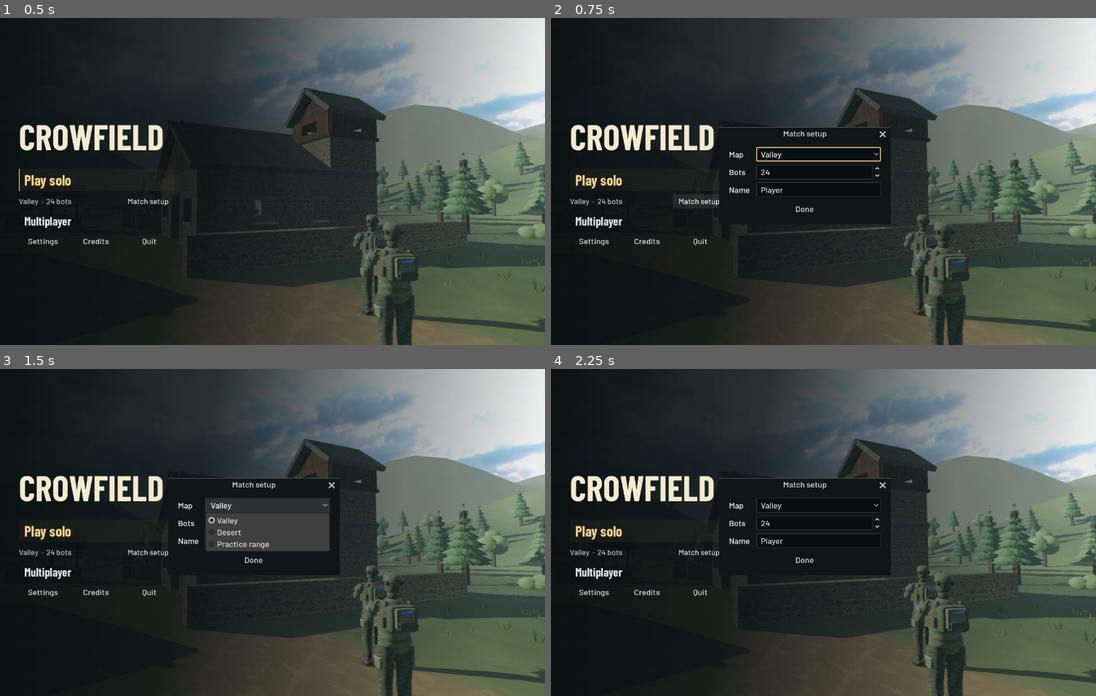
Above: before the commit, frames 1-4 (two rows, left to right).
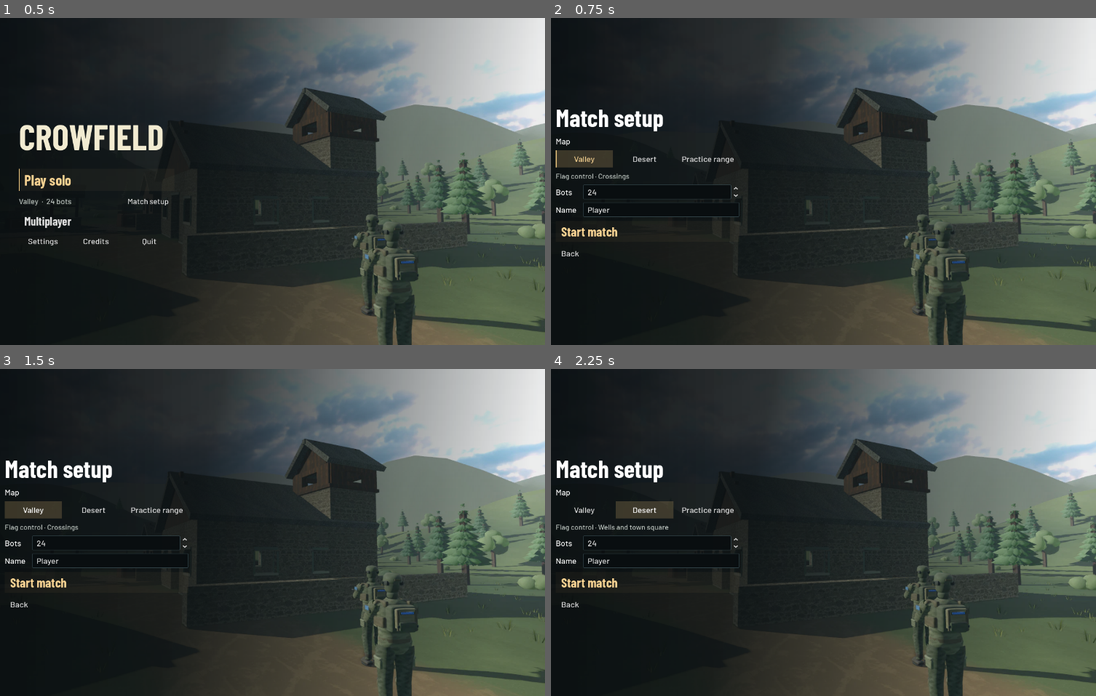
Above: after the commit, the same moments.

Repository: SSSKrut/crowfield
Game: Godot game, scene res://main/main.tscn
Same seed, same stepped clock (60 frames per second), same inputs: the game is played once before the commit and once after it.
Inputs (mouse positions are in pixels of both pictures, inside the frame that each line leads up to):
- Up to frame 1 (0.5 s): no input
- Up to frame 2 (0.75 s): click "Match setup" at 0.5 s
- Up to frame 3 (1.5 s): click "Valley" at 1.25 s
- Up to frame 4 (2.25 s): click (643, 509) at 2 s, where only the run after the commit has a clickable "Desert"

Frame 1 is identical in both runs. In frame 2, 5.7% of the frame differs, in the area x 0-63%, y 28-73%; in frame 3, 7.4%; in frame 4, 5.3%.

Commit message:
Give local matches a dedicated setup screen

Diff:
--- a/menu/main_menu.gd
+++ b/menu/main_menu.gd
@@ -15,13 +15,14 @@
 var _sensitivity := 1.0
 var _fov := 75.0
 var _graphics := "auto"
+var _map_index := 0
+var _map_buttons: Array[Button] = []
 
 ## message is an error to show, of the game the player has just left.
 var message := ""
 
 @onready var _name: LineEdit = %Name
 @onready var _bots: SpinBox = %Bots
-@onready var _map: OptionButton = %Map
 @onready var _port: SpinBox = %Port
 @onready var _address: LineEdit = %Address
 @onready var _status: Label = %Status
@@ -32,10 +33,9 @@
 	resized.connect(_position_panel)
 	_position_panel()
 	_port.value = ENetTransport.DEFAULT_PORT
-	for map_name in MapScene.MAPS:
-		_map.add_item("Practice range" if map_name == "prototype" else map_name.capitalize())
+	_build_map_choices()
 	_load()
-	_update_match_summary()
+	_select_map(_map_index)
 	_show_status(message)
 	%Solo.grab_focus()
 
@@ -49,9 +49,40 @@
 	layout.scale = Vector2.ONE * clampf(factor, 0.25, 1.0)
 
 
+func _build_map_choices() -> void:
+	var group := ButtonGroup.new()
+	for index in MapScene.MAPS.size():
+		var map_name: String = MapScene.MAPS[index]
+		var button := Button.new()
+		button.text = "Practice range" if map_name == "prototype" else map_name.capitalize()
+		button.toggle_mode = true
+		button.button_group = group
+		button.custom_minimum_size.y = 38.0
+		button.size_flags_horizontal = Control.SIZE_EXPAND_FILL
+		button.pressed.connect(_select_map.bind(index))
+		%MapChoices.add_child(button)
+		_map_buttons.append(button)
+
+
+func _select_map(index: int) -> void:
+	_map_buttons[_map_index].theme_type_variation = &""
+	_map_index = index
+	var selected := _map_buttons[index]
+	selected.theme_type_variation = &"PrimaryButton"
+	selected.set_pressed_no_signal(true)
+	match MapScene.MAPS[index]:
+		"valley":
+			%MapDetails.text = "Flag control · Crossings"
+		"desert":
+			%MapDetails.text = "Flag control · Wells and town square"
+		_:
+			%MapDetails.text = "Practice movement and combat"
+	_update_match_summary()
+
+
 func _update_match_summary(_value: float = 0.0) -> void:
-	%Summary.text = "%s  ·  %d %s" % [_map.get_item_text(_map.selected), int(_bots.value),
-		"bot" if int(_bots.value) == 1 else "bots"]
+	var bots := int(_bots.value)
+	%Summary.text = "%s  ·  %d %s" % [_map_buttons[_map_index].text, bots, "bot" if bots == 1 else "bots"]
 
 
 func _on_setup_pressed() -> void:
@@ -59,9 +90,26 @@
 
 
 func _show_setup(error: String = "") -> void:
-	%SetupDialog.dialog_text = error
-	%SetupDialog.popup_centered()
-	_map.grab_focus()
+	%Home.hide()
+	%SetupPage.show()
+	%SetupStatus.text = error
+	%SetupStatus.visible = error != ""
+	if error.is_empty():
+		_map_buttons[_map_index].grab_focus()
+	else:
+		_name.grab_focus()
+
+
+func _on_setup_back_pressed() -> void:
+	%SetupPage.hide()
+	%Home.show()
+	%Setup.grab_focus()
+
+
+func _input(event: InputEvent) -> void:
+	if %SetupPage.visible and event.is_action_pressed("menu"):
+		get_viewport().set_input_as_handled()
+		_on_setup_back_pressed()
 
 
 func _on_multiplayer_pressed() -> void:
@@ -80,7 +128,7 @@
 
 ## _own_server are the flags of the server the player starts: its map and bots.
 func _own_server() -> Array:
-	return ["-map=" + MapScene.MAPS[_map.selected], "-bots=%d" % _bots.value]
+	return ["-map=" + MapScene.MAPS[_map_index], "-bots=%d" % _bots.value]
 
 
 func _on_join_pressed() -> void:
@@ -148,7 +196,6 @@
 	if player_name.to_utf8_buffer().size() > Protocol.MAX_NAME_BYTES:
 		%NetworkDialog.hide()
 		_show_setup("The name is too long: at most %d bytes." % Protocol.MAX_NAME_BYTES)
-		_name.grab_focus()
 		return
 	%NetworkDialog.hide()
 	_save()
@@ -176,7 +223,7 @@
 	_bots.value = config.get_value("game", "bots", _bots.value)
 	var map_index := MapScene.MAPS.find(config.get_value("game", "map", ""))
 	if map_index >= 0:
-		_map.selected = map_index
+		_map_index = map_index
 	_port.value = config.get_value("host", "port", _port.value)
 	_address.text = config.get_value("join", "address", _address.text)
 	_volume = clampf(config.get_value("settings", "volume", _volume), 0.0, 100.0)
@@ -191,7 +238,7 @@
 	var config := ConfigFile.new()
 	config.set_value("player", "name", _name.text.strip_edges())
 	config.set_value("game", "bots", int(_bots.value))
-	config.set_value("game", "map", MapScene.MAPS[_map.selected])
+	config.set_value("game", "map", MapScene.MAPS[_map_index])
 	config.set_value("host", "port", int(_port.value))
 	config.set_value("join", "address", _address.text.strip_edges())
 	config.set_value("settings", "volume", _volume)
--- a/menu/main_menu.tscn
+++ b/menu/main_menu.tscn
@@ -55,26 +55,27 @@
 grow_horizontal = 2
 grow_vertical = 2
 
-[node name="Panel" type="MarginContainer" parent="Center"]
+[node name="Home" type="MarginContainer" parent="Center"]
+unique_name_in_owner = true
 custom_minimum_size = Vector2(342, 0)
 layout_mode = 2
 
-[node name="Rows" type="VBoxContainer" parent="Center/Panel"]
+[node name="Rows" type="VBoxContainer" parent="Center/Home"]
 layout_mode = 2
 theme_override_constants/separation = 7
 
-[node name="Title" type="Label" parent="Center/Panel/Rows"]
+[node name="Title" type="Label" parent="Center/Home/Rows"]
 layout_mode = 2
 theme_override_colors/font_color = Color(0.95, 0.92, 0.82, 1)
 theme_override_fonts/font = ExtResource("4_display")
 theme_override_font_sizes/font_size = 78
 text = "CROWFIELD"
 
-[node name="Gap" type="Control" parent="Center/Panel/Rows"]
+[node name="Gap" type="Control" parent="Center/Home/Rows"]
 custom_minimum_size = Vector2(0, 11)
 layout_mode = 2
 
-[node name="Solo" type="Button" parent="Center/Panel/Rows"]
+[node name="Solo" type="Button" parent="Center/Home/Rows"]
 unique_name_in_owner = true
 custom_minimum_size = Vector2(0, 46)
 layout_mode = 2
@@ -84,30 +85,31 @@
 text = "Play solo"
 alignment = 0
 
-[node name="SoloSetup" type="HBoxContainer" parent="Center/Panel/Rows"]
+[node name="SoloSetup" type="HBoxContainer" parent="Center/Home/Rows"]
 layout_mode = 2
 theme_override_constants/separation = 7
 
-[node name="Summary" type="Label" parent="Center/Panel/Rows/SoloSetup"]
+[node name="Summary" type="Label" parent="Center/Home/Rows/SoloSetup"]
 unique_name_in_owner = true
 layout_mode = 2
 size_flags_horizontal = 3
 theme_override_colors/font_color = Color(0.74, 0.77, 0.75, 1)
 theme_override_font_sizes/font_size = 17
 
-[node name="Setup" type="Button" parent="Center/Panel/Rows/SoloSetup"]
+[node name="Setup" type="Button" parent="Center/Home/Rows/SoloSetup"]
+unique_name_in_owner = true
 layout_mode = 2
 theme_override_font_sizes/font_size = 17
 text = "Match setup"
 
-[node name="Multiplayer" type="Button" parent="Center/Panel/Rows"]
+[node name="Multiplayer" type="Button" parent="Center/Home/Rows"]
 layout_mode = 2
 theme_override_fonts/font = ExtResource("4_display")
 theme_override_font_sizes/font_size = 26
 text = "Multiplayer"
 alignment = 0
 
-[node name="Status" type="Label" parent="Center/Panel/Rows"]
+[node name="Status" type="Label" parent="Center/Home/Rows"]
 unique_name_in_owner = true
 visible = false
 layout_mode = 2
@@ -115,75 +117,108 @@
 theme_override_font_sizes/font_size = 15
 autowrap_mode = 3
 
-[node name="Footer" type="HBoxContainer" parent="Center/Panel/Rows"]
+[node name="Footer" type="HBoxContainer" parent="Center/Home/Rows"]
 layout_mode = 2
 theme_override_constants/separation = 8
 
-[node name="SettingsButton" type="Button" parent="Center/Panel/Rows/Footer"]
+[node name="SettingsButton" type="Button" parent="Center/Home/Rows/Footer"]
 layout_mode = 2
 size_flags_horizontal = 3
 text = "Settings"
 flat = true
 
-[node name="CreditsButton" type="Button" parent="Center/Panel/Rows/Footer"]
+[node name="CreditsButton" type="Button" parent="Center/Home/Rows/Footer"]
 layout_mode = 2
 size_flags_horizontal = 3
 text = "Credits"
 flat = true
 
-[node name="Quit" type="Button" parent="Center/Panel/Rows/Footer"]
+[node name="Quit" type="Button" parent="Center/Home/Rows/Footer"]
 layout_mode = 2
 size_flags_horizontal = 3
 text = "Quit"
 flat = true
 
-[node name="SetupDialog" type="AcceptDialog" parent="."]
-unique_name_in_owner = true
-theme = ExtResource("2_theme")
-title = "Match setup"
-exclusive = true
-visible = false
-ok_button_text = "Done"
-
-[node name="Fields" type="GridContainer" parent="SetupDialog"]
-custom_minimum_size = Vector2(334, 0)
+[node name="SetupPage" type="VBoxContainer" parent="Center"]
+unique_name_in_owner = true
+visible = false
+custom_minimum_size = Vector2(404, 0)
+layout_mode = 2
+theme_override_constants/separation = 9
+
+[node name="Title" type="Label" parent="Center/SetupPage"]
+layout_mode = 2
+theme_override_fonts/font = ExtResource("4_display")
+theme_override_font_sizes/font_size = 54
+text = "Match setup"
+
+[node name="MapLabel" type="Label" parent="Center/SetupPage"]
+layout_mode = 2
+text = "Map"
+
+[node name="MapChoices" type="HBoxContainer" parent="Center/SetupPage"]
+unique_name_in_owner = true
+layout_mode = 2
+theme_override_constants/separation = 6
+
+[node name="MapDetails" type="Label" parent="Center/SetupPage"]
+unique_name_in_owner = true
+layout_mode = 2
+theme_override_colors/font_color = Color(0.74, 0.77, 0.75, 1)
+theme_override_font_sizes/font_size = 16
+
+[node name="Fields" type="GridContainer" parent="Center/SetupPage"]
+layout_mode = 2
 theme_override_constants/h_separation = 14
 theme_override_constants/v_separation = 7
 columns = 2
 
-[node name="MapLabel" type="Label" parent="SetupDialog/Fields"]
-layout_mode = 2
-text = "Map"
-
-[node name="Map" type="OptionButton" parent="SetupDialog/Fields"]
-unique_name_in_owner = true
-layout_mode = 2
-size_flags_horizontal = 3
-tooltip_text = "The map of your own server. Joining a server, you play its map."
-
-[node name="BotsLabel" type="Label" parent="SetupDialog/Fields"]
+[node name="BotsLabel" type="Label" parent="Center/SetupPage/Fields"]
 layout_mode = 2
 text = "Bots"
 
-[node name="Bots" type="SpinBox" parent="SetupDialog/Fields"]
-unique_name_in_owner = true
-layout_mode = 2
-size_flags_horizontal = 3
-tooltip_text = "Bots on your own server, in solo play and when you host: they look for enemies and fight. Half of them are on your team."
+[node name="Bots" type="SpinBox" parent="Center/SetupPage/Fields"]
+unique_name_in_owner = true
+layout_mode = 2
+size_flags_horizontal = 3
+tooltip_text = "Half the bots join your team. This count also applies when you host."
 max_value = 240.0
 value = 24.0
 
-[node name="NameLabel" type="Label" parent="SetupDialog/Fields"]
+[node name="NameLabel" type="Label" parent="Center/SetupPage/Fields"]
 layout_mode = 2
 text = "Name"
 
-[node name="Name" type="LineEdit" parent="SetupDialog/Fields"]
+[node name="Name" type="LineEdit" parent="Center/SetupPage/Fields"]
 unique_name_in_owner = true
 layout_mode = 2
 size_flags_horizontal = 3
 text = "Player"
 placeholder_text = "Player"
 max_length = 32
+
+[node name="SetupStatus" type="Label" parent="Center/SetupPage"]
+unique_name_in_owner = true
+visible = false
+layout_mode = 2
+theme_override_colors/font_color = Color(1, 0.48, 0.42, 1)
+theme_override_font_sizes/font_size = 15
+autowrap_mode = 3
+
+[node name="Start" type="Button" parent="Center/SetupPage"]
+unique_name_in_owner = true
+custom_minimum_size = Vector2(0, 46)
+layout_mode = 2
+theme_type_variation = &"PrimaryButton"
+theme_override_fonts/font = ExtResource("4_display")
+theme_override_font_sizes/font_size = 29
+text = "Start match"
+alignment = 0
+
+[node name="Back" type="Button" parent="Center/SetupPage"]
+layout_mode = 2
+text = "Back"
+alignment = 0
 
 [node name="NetworkDialog" type="AcceptDialog" parent="."]
 unique_name_in_owner = true
@@ -359,18 +394,19 @@
 [b]Gun Reload Sound Effects[/b] — Brian MacIntosh (BMacZero). Edited for Crowfield.
 [url=https://opengameart.org/content/gun-reload-sound-effects]Source[/url] · [url=https://creativecommons.org/publicdomain/zero/1.0/]CC0 1.0[/url]"
 
-[connection signal="pressed" from="Center/Panel/Rows/Solo" to="." method="_on_solo_pressed"]
-[connection signal="pressed" from="Center/Panel/Rows/SoloSetup/Setup" to="." method="_on_setup_pressed"]
-[connection signal="item_selected" from="SetupDialog/Fields/Map" to="." method="_update_match_summary"]
-[connection signal="value_changed" from="SetupDialog/Fields/Bots" to="." method="_update_match_summary"]
+[connection signal="pressed" from="Center/Home/Rows/Solo" to="." method="_on_solo_pressed"]
+[connection signal="pressed" from="Center/Home/Rows/SoloSetup/Setup" to="." method="_on_setup_pressed"]
+[connection signal="value_changed" from="Center/SetupPage/Fields/Bots" to="." method="_update_match_summary"]
+[connection signal="pressed" from="Center/SetupPage/Start" to="." method="_on_solo_pressed"]
+[connection signal="pressed" from="Center/SetupPage/Back" to="." method="_on_setup_back_pressed"]
 [connection signal="pressed" from="NetworkDialog/Network/HostRow/Host" to="." method="_on_host_pressed"]
 [connection signal="text_submitted" from="NetworkDialog/Network/JoinRow/Address" to="." method="_on_address_submitted"]
 [connection signal="pressed" from="NetworkDialog/Network/JoinRow/Join" to="." method="_on_join_pressed"]
-[connection signal="pressed" from="Center/Panel/Rows/Footer/Quit" to="." method="_on_quit_pressed"]
-[connection signal="pressed" from="Center/Panel/Rows/Multiplayer" to="." method="_on_multiplayer_pressed"]
-[connection signal="pressed" from="Center/Panel/Rows/Footer/CreditsButton" to="." method="_on_credits_pressed"]
+[connection signal="pressed" from="Center/Home/Rows/Footer/Quit" to="." method="_on_quit_pressed"]
+[connection signal="pressed" from="Center/Home/Rows/Multiplayer" to="." method="_on_multiplayer_pressed"]
+[connection signal="pressed" from="Center/Home/Rows/Footer/CreditsButton" to="." method="_on_credits_pressed"]
 [connection signal="meta_clicked" from="Credits/CreditsText" to="." method="_on_credit_link_clicked"]
-[connection signal="pressed" from="Center/Panel/Rows/Footer/SettingsButton" to="." method="_on_settings_pressed"]
+[connection signal="pressed" from="Center/Home/Rows/Footer/SettingsButton" to="." method="_on_settings_pressed"]
 [connection signal="confirmed" from="Settings" to="." method="_on_settings_confirmed"]
 [connection signal="value_changed" from="Settings/Rows/Volume" to="." method="_display_settings"]
 [connection signal="value_changed" from="Settings/Rows/Sensitivity" to="." method="_display_settings"]
